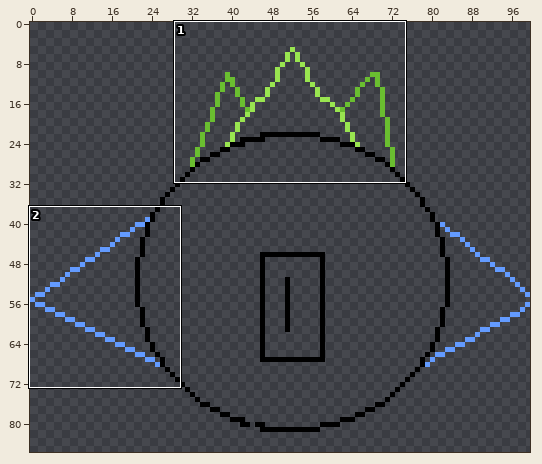
Two states of a pixel-art file, Img/Sphereboi.ase. The first picture is a wide view before the edit; the outline marks the close-up.
Close-up. Old version:
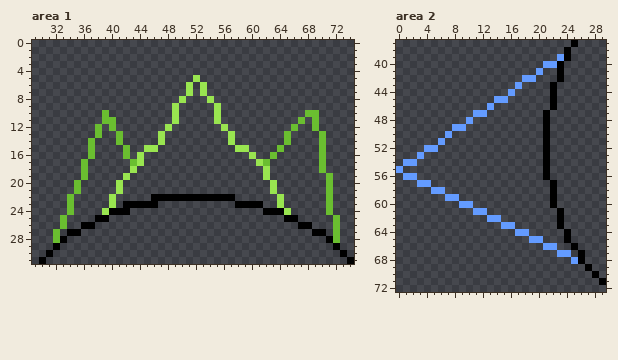
100x100 pixels, 1 frame. Shown: area 1: x 29..74, y 0..31; area 2: x 0..29, y 37..72. The wide view leaves out empty margins.
Now the later version:
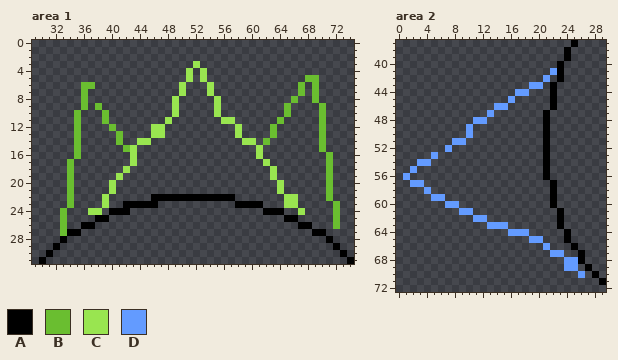
Palette (. is transparent): A #000000  B #6abe30  C #99e550  D #639bff
Difference:
Area 1, layers "Crown 3", "Crown 2", "Crown":
y 3: x 52 . -> C
y 4: x 51 . -> C; x 53 . -> C
y 5: x 51..53 .C. -> C.C; x 68..69 .. -> BB
y 6: x 36..37 .. -> BB; x 50..51 .C -> C.; x 53..54 C. -> .C; x 67 . -> B; x 69 . -> B
y 7: x 36 . -> B; x 50..51 .C -> C.; x 53..54 C. -> .C; x 67 . -> B; x 69 . -> B
y 8: x 36 . -> B; x 49..50 .C -> C.; x 54..55 C. -> .C; x 66 . -> B; x 69 . -> B
y 9: x 36 . -> B; x 38 . -> B; x 65 . -> B; x 70 . -> B
y 10: x 35 . -> B; x 65 . -> B; x 68..70 BB. -> ..B
y 11: x 35 . -> B; x 40 B -> .; x 48..49 .C -> C.; x 55..57 C.. -> .CC; x 64 . -> B; x 67 B -> .; x 69..70 B. -> .B
y 12: x 35 . -> B; x 38 B -> .; x 46..48 ..C -> CC.; x 56 C -> .; x 58 . -> C; x 63 . -> B; x 66 B -> .; x 69..70 B. -> .B
y 13: x 35 . -> B; x 38 B -> .; x 46 . -> C; x 57..58 C. -> .C; x 63 . -> B; x 65 B -> .
y 14: x 35 . -> B; x 37 B -> .; x 44..45 .. -> CC; x 47 C -> .; x 57 C -> .; x 59..60 .. -> CC; x 62 . -> B; x 65 B -> .
y 15: x 35 . -> B; x 37 B -> .; x 43 . -> C; x 45..46 CC -> ..; x 58..59 CC -> ..; x 61 . -> C; x 64 B -> .
y 16: x 35 . -> B; x 37 B -> .; x 42..44 B.C -> .C.; x 60..61 C. -> .C; x 63 B -> .; x 70..71 B. -> .B
y 17: x 34 . -> B; x 36 B -> .; x 43..44 BC -> C.; x 61..62 CB -> .C; x 70..71 B. -> .B
y 18: x 34 . -> B; x 36 B -> .; x 42..43 .C -> C.; x 62..63 C. -> .C; x 70..71 B. -> .B
y 19: x 34 . -> B; x 36 B -> .; x 41..42 .C -> C.; x 62..63 C. -> .C
y 20..21: x 34..35 .B -> B.; x 40..41 .C -> C.; x 63..64 C. -> .C
y 22: x 39..40 .C -> C.; x 64..66 C.. -> .CC
y 23: x 39..40 .C -> C.; x 64..66 C.. -> .CC; x 71..72 B. -> .B
y 24: x 33..34 .B -> B.; x 37..39 ..C -> CC.; x 65 C -> .; x 67 . -> C; x 71..72 B. -> .B
y 27: x 32..33 B. -> .B; x 72 B -> .
y 28: x 32 B -> .; x 72 B -> .
Area 2, layers "Hand 2", "Hand":
y 39: x 23 D -> .
y 40: x 21..22 DD -> ..
y 41: x 20 D -> .; x 22 . -> D
y 42: x 18..19 DD -> ..; x 21 . -> D
y 43: x 17 D -> .; x 19..20 .. -> DD
y 44: x 16..18 D.. -> .DD
y 45: x 14..16 DD. -> ..D
y 46: x 13..15 D.. -> .DD
y 47: x 11..13 DD. -> ..D
y 48: x 10..12 D.. -> .DD
y 49: x 8..10 DD. -> ..D
y 50: x 7 D -> .; x 10 . -> D
y 51: x 6 D -> .; x 8..9 .. -> DD
y 52: x 4..5 DD -> ..; x 7 . -> D
y 53: x 3 D -> .; x 5 . -> D
y 54: x 1..4 DD.. -> ..DD
y 55: x 0 D -> .; x 2 . -> D
y 56: x 2 D -> .
y 57: x 2 . -> D; x 4 D -> .
y 58: x 4..6 .DD -> D..
y 59: x 5..8 ..DD -> DD..
y 60: x 7..10 ..DD -> DD..
y 61: x 9..12 ..DD -> DD..
y 62: x 11..14 ..DD -> DD..
y 63: x 13..14 .. -> DD; x 16 D -> .
y 64: x 16 . -> D
y 66: x 22 D -> .
y 67: x 22 . -> D; x 24 D -> .
y 68: x 24 . -> D
y 69: x 24..25 .. -> DD
y 70: x 26 . -> D
Boxes around the changes in both close-ups, in picture pixels (x1, y1, x2, y2):
changed: (53, 61, 340, 243)
changed: (396, 54, 564, 236)
changed: (550, 243, 585, 278)
